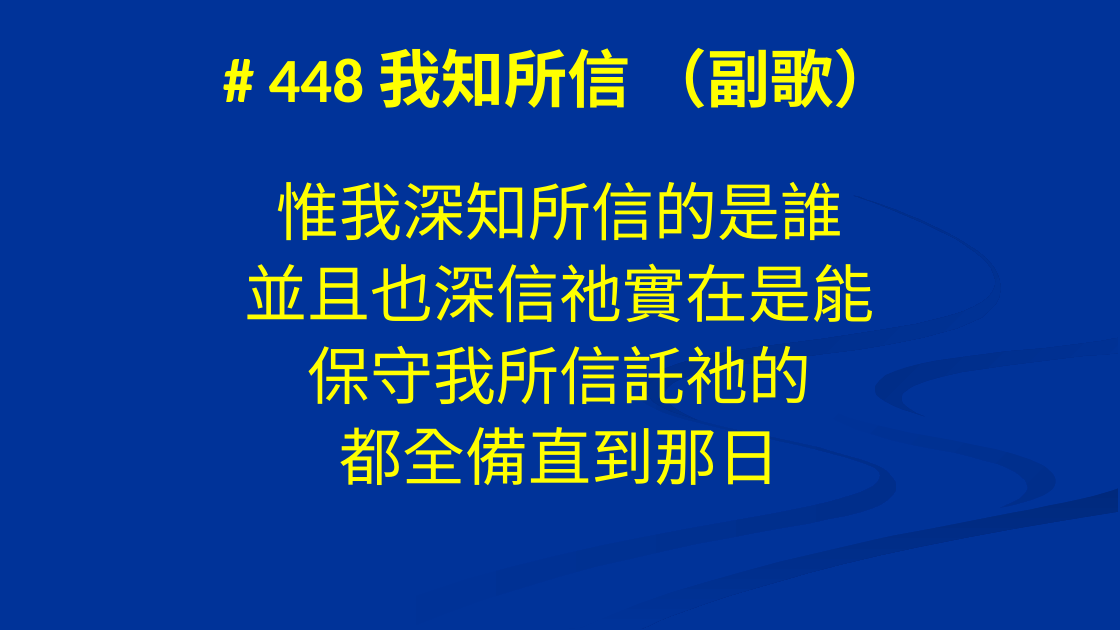
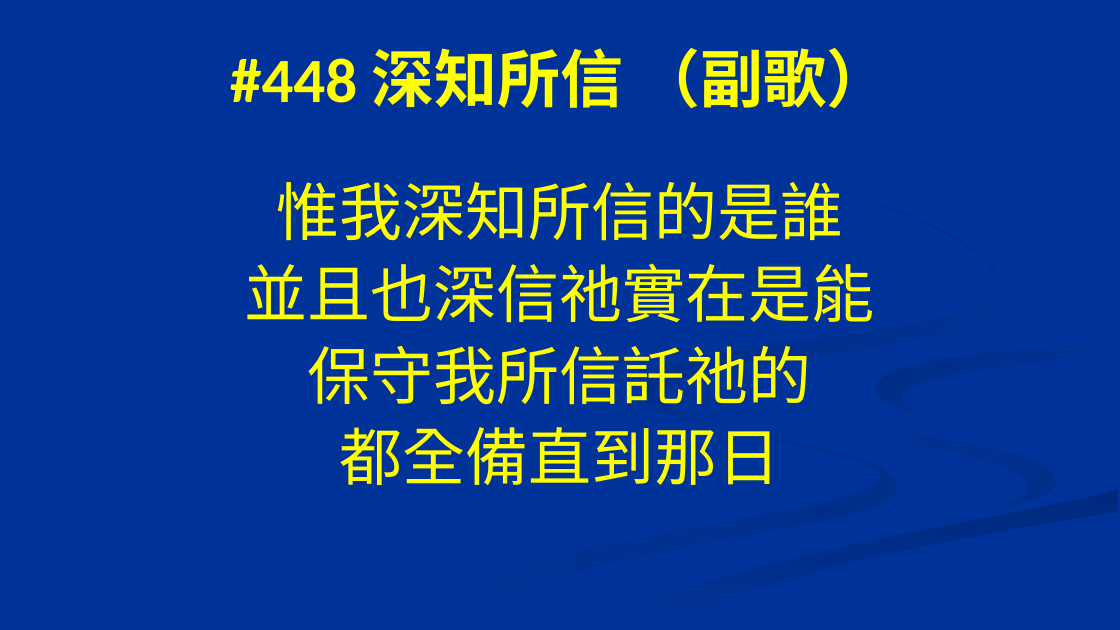
Before and after one commit to dyno/zanmei, a slide deck: slide 4 of processed/mvccc/448_深知所信.pptx. Drawn at 1120x630 pixels with LibreOffice and Linux fonts; fonts in the diff are those of the drawing. Boxes give left, top, right and bottom in pixels: in the first picture for what was removed or moved away, otherwise in the second. Text is boxed around its words. In the diff, an @@ line names an element or a change of style, - is before the commit and + after.

Commit message:
correct title

```diff
--- a/processed/mvccc/448_深知所信.pptx
+++ b/processed/mvccc/448_深知所信.pptx
@@ title at (230,48,890,108): text changed @@
-# 448 我知所信 （副歌）
+#448 深知所信 （副歌）
```
Also in this commit, not shown: 7 other slides changed.
